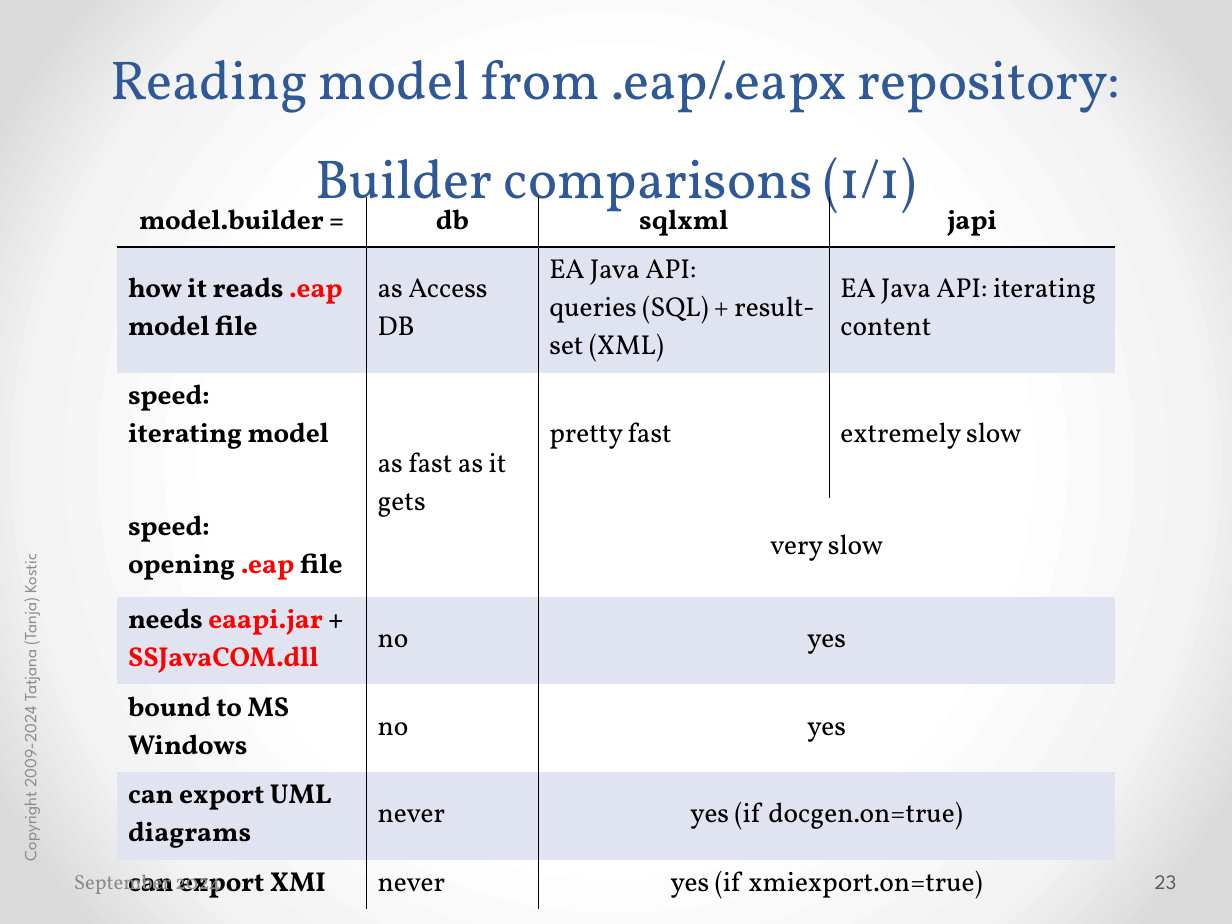
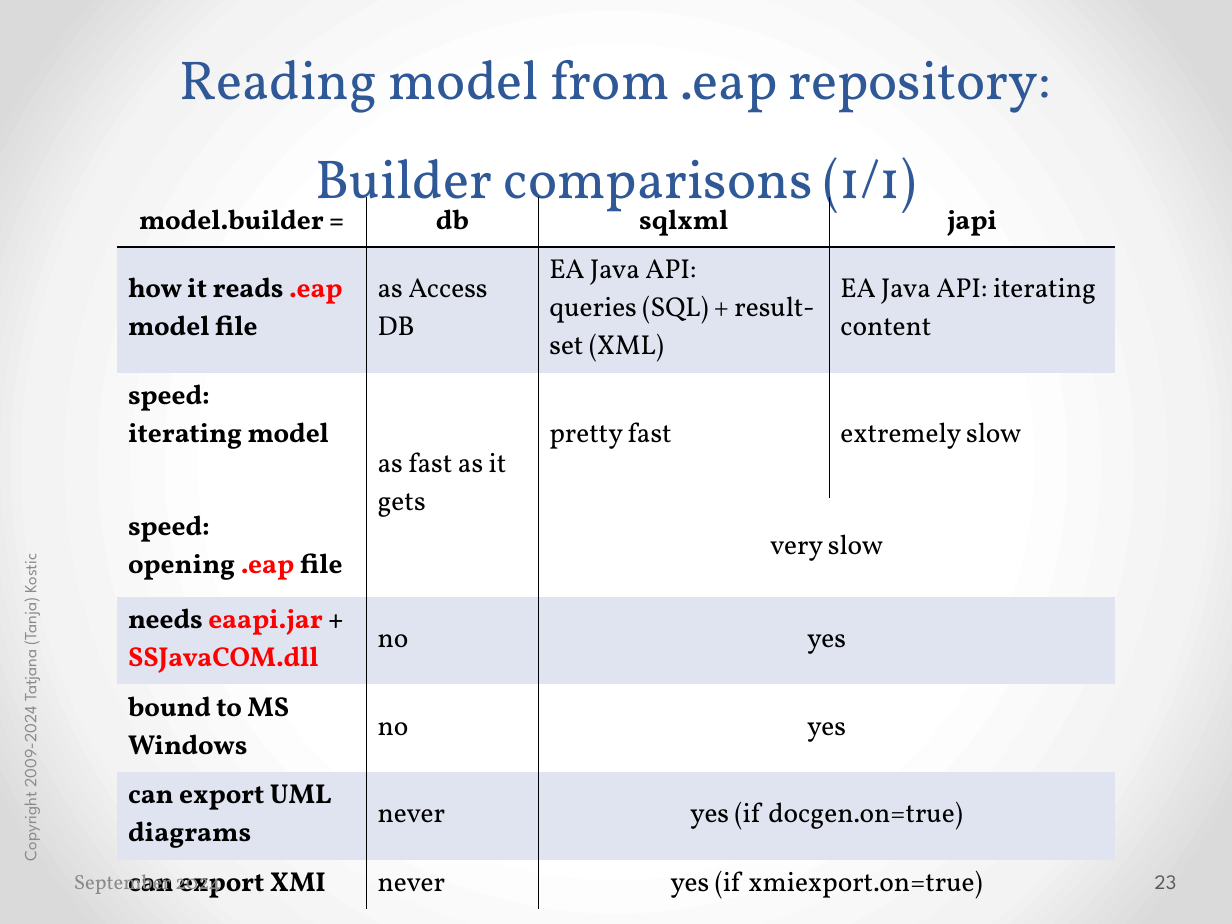
Before and after one commit to cimug-org/jCleanCim, a slide deck: slide 23 of doc/jCleanCimIntro.pptx. Drawn at 1232x924 pixels with LibreOffice and Linux fonts; fonts in the diff are those of the drawing. Boxes give left, top, right and bottom in pixels: in the first picture for what was removed or moved away, otherwise in the second. Text is boxed around its words. In the diff, an @@ line names an element or a change of style, - is before the commit and + after.

```diff
--- a/doc/jCleanCimIntro.pptx
+++ b/doc/jCleanCimIntro.pptx
@@ title at (x1=180, y1=60, x2=1051, y2=223): text changed @@
-Reading model from .eap/.eapx repository:
-Builder comparisons (1/1)
+Reading model from .eap repository:
+Builder comparisons (1/1)
```
Also in this commit, not shown: 5 other slides changed, 1 other file.
